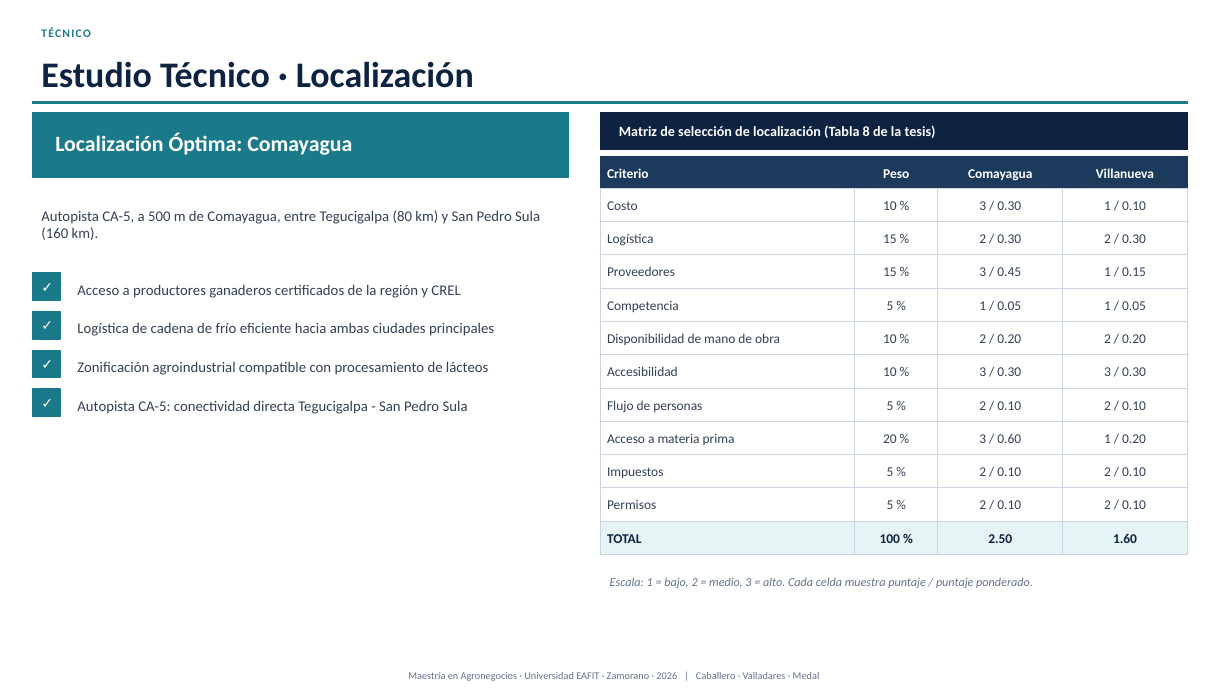
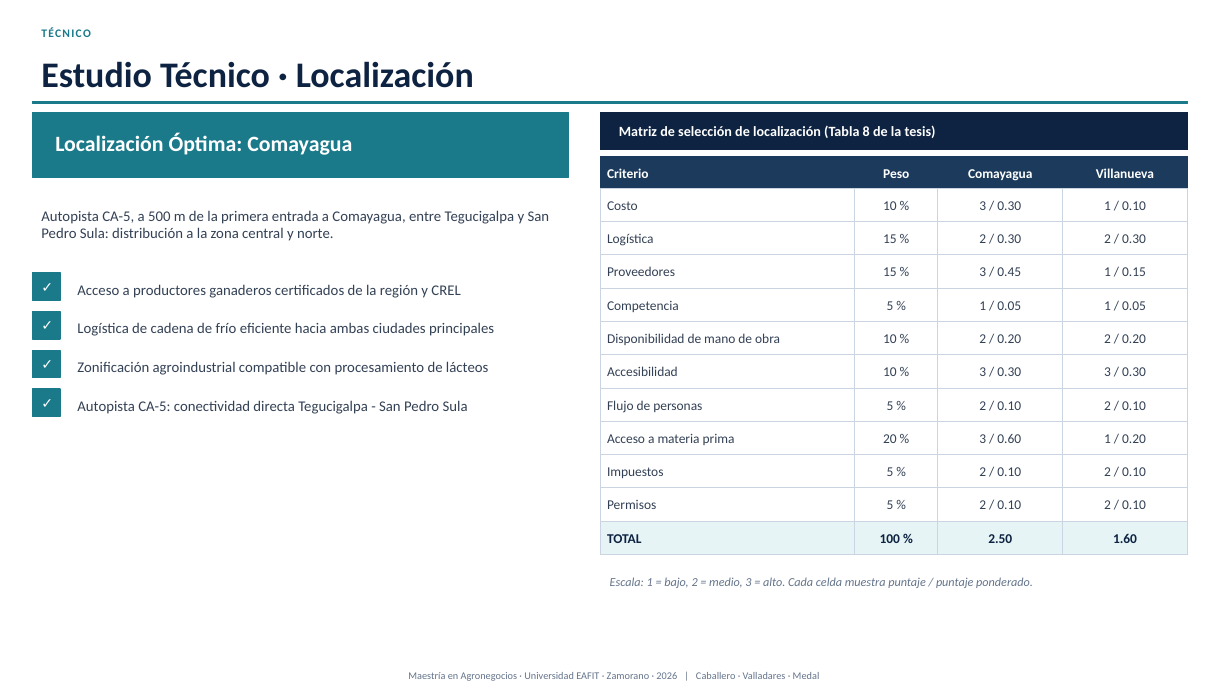
Before and after one commit to modelqdeluxe-ops/ss, a slide deck: slide 14 of Defensa_Tesis_Jaime_Fredy_Horacio_corregida.pptx. Drawn at 1232x693 pixels with LibreOffice and Linux fonts; fonts in the diff are those of the drawing. Boxes give left, top, right and bottom in pixels: in the first picture for what was removed or moved away, otherwise in the second. Text is boxed around its words. In the diff, an @@ line names an element or a change of style, - is before the commit and + after.

```diff
--- a/Defensa_Tesis_Jaime_Fredy_Horacio_corregida.pptx
+++ b/Defensa_Tesis_Jaime_Fredy_Horacio_corregida.pptx
@@ text at (41,210,550,241): text changed @@
-Autopista CA-5, a 500 m de Comayagua, entre Tegucigalpa (80 km) y San Pedro Sula (160 km).
+Autopista CA-5, a 500 m de la primera entrada a Comayagua, entre Tegucigalpa y San Pedro Sula: distribución a la zona central y norte.
```
Also in this commit, not shown: 19 other slides changed, 2 other files.
